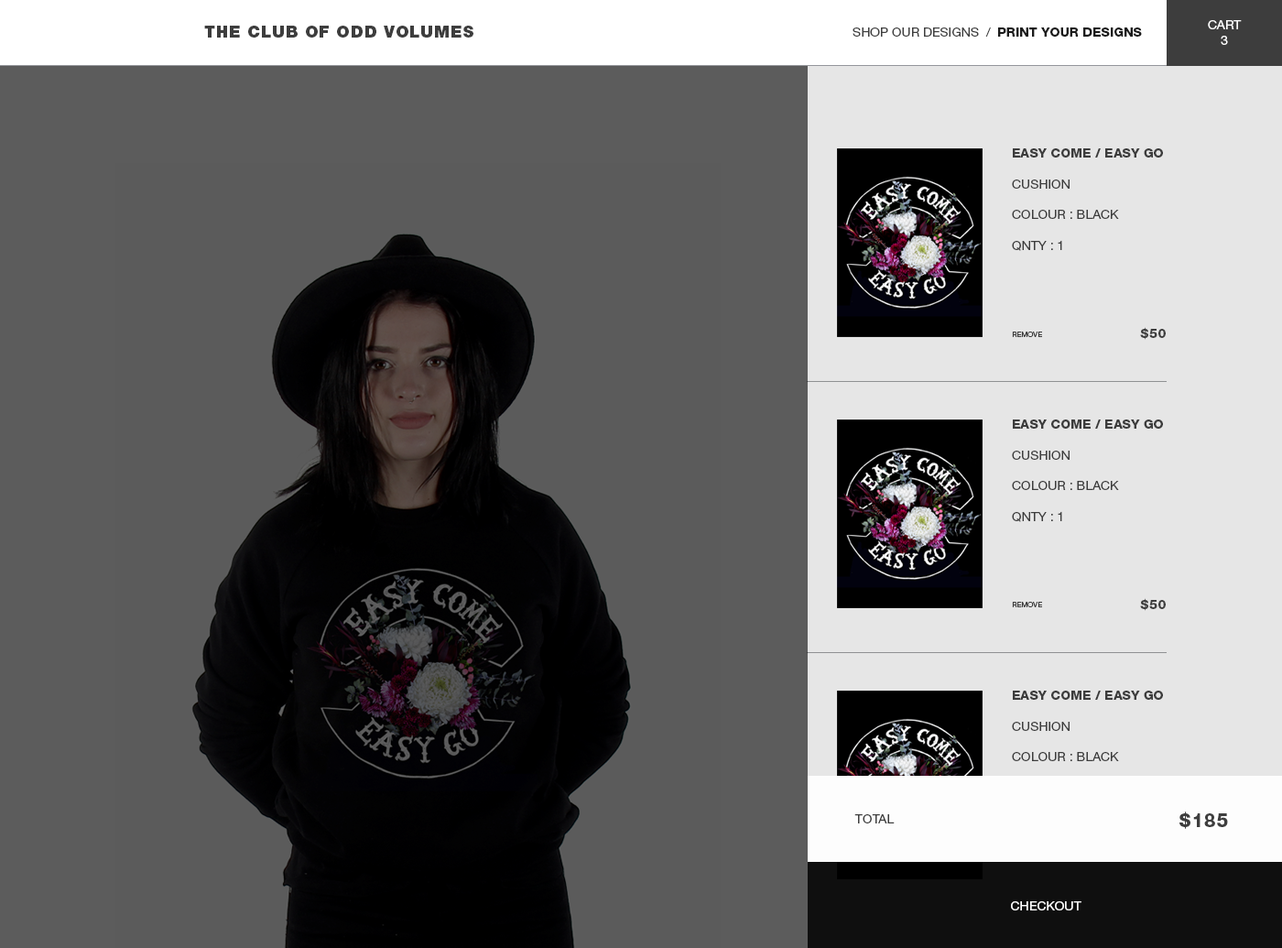
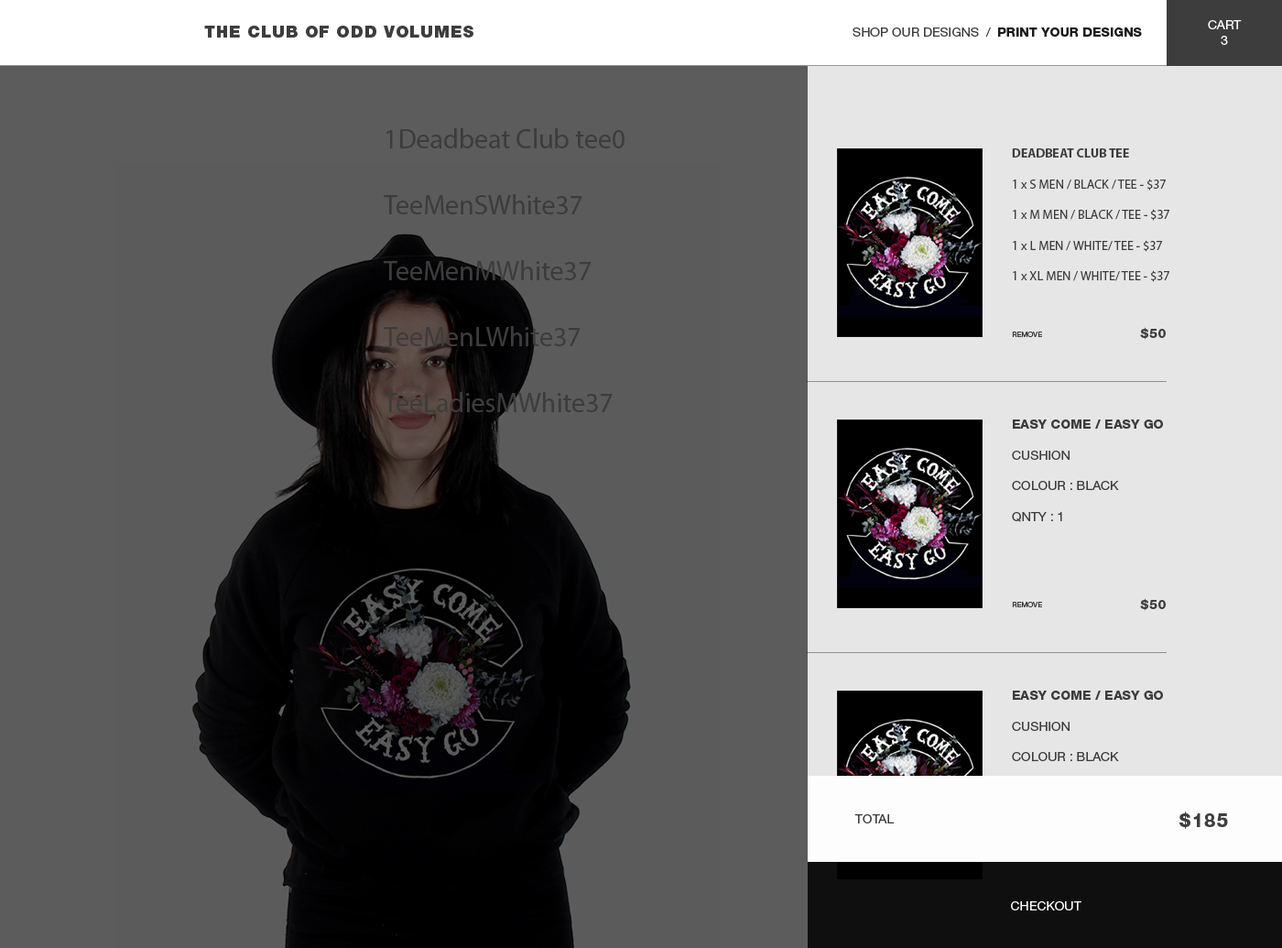
Layers edited between the first and the second 1282px x 948px image:
added layer "1Deadbeat Club tee0 TeeMenSWhite37 TeeMenMWhite37 TeeMenLWhi" above "Rectangle 3 copy" over box(383, 128, 625, 413)
renamed "EASY COME / EASY GO CUSHION COLOUR : BLACK QNTY : 1 copy" to "DEADBEAT CLUB TEE 1 x S MEN / BLACK / TEE - $37 1 x M MEN / B", painted on it over box(1012, 148, 1170, 283)
